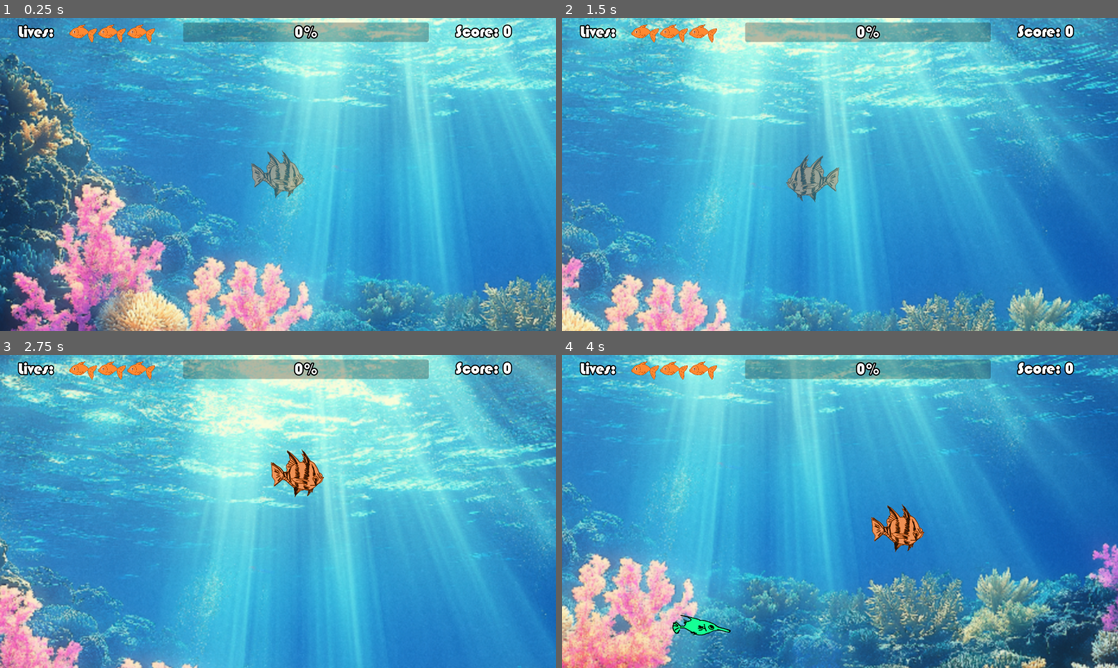
Above: before the commit, frames 1-4 (two rows, left to right).
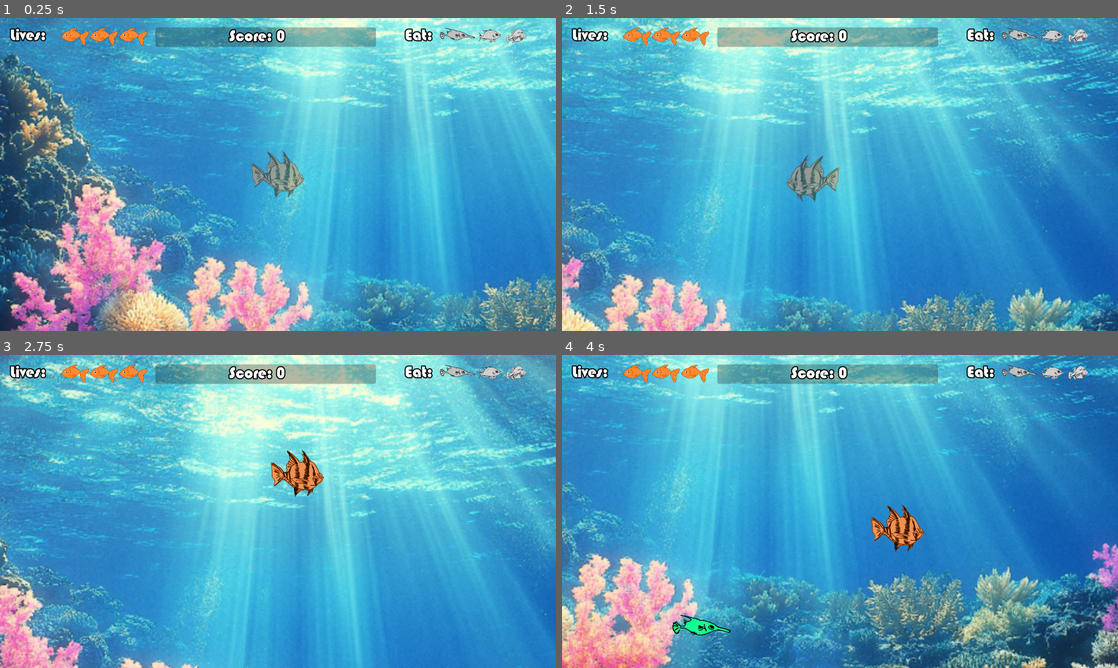
Above: after the commit, the same moments.

Repository: cpbarrett9/fish-game
Game: Godot game, scene res://Scenes/Levels/main.tscn
Two runs of this game, one before a commit and one after it. Both use one fixed random seed, a clock stepped at 60 frames per second and the inputs below.
Inputs (mouse positions are in pixels of both pictures, inside the frame that each line leads up to):
- Up to frame 1 (0.25 s): no input
- Up to frame 2 (1.5 s): tap Enter at 0.5 s; move the mouse to (962, 158) at 0.52 s; move the mouse to (728, 190) at 1.27 s
- Up to frame 3 (2.75 s): move the mouse to (333, 442) at 2.02 s
- Up to frame 4 (4 s): move the mouse to (812, 574) at 2.77 s; move the mouse to (1006, 558) at 3.52 s

The runs differ from the first frame. In frame 1, 4.0% of the frame differs, in the area x 1-95%, y 1-10%; in frame 2, 4.0%; in frame 3, 4.0%; in frame 4, 4.0%.

Commit message:
Working on UI

Diff:
--- a/Scenes/Levels/main.tscn
+++ b/Scenes/Levels/main.tscn
@@ -10,7 +10,10 @@
 [ext_resource type="Script" uid="uid://d3g0bku0be5ur" path="res://Scenes/Levels/label.gd" id="9_5sf7f"]
 [ext_resource type="FontFile" uid="uid://bp0uouxxll3gu" path="res://BAUHS93.TTF" id="9_d8okw"]
 [ext_resource type="Script" uid="uid://b1tyaiyl0sht6" path="res://Scenes/Levels/score_label.gd" id="10_asd15"]
+[ext_resource type="Texture2D" uid="uid://ryu4iwqu4v6h" path="res://Sprites/sprite_fish8.png" id="10_pgcb0"]
 [ext_resource type="PackedScene" uid="uid://pyvgse1m3b7d" path="res://Scenes/3Lives.tscn" id="11_0iqpd"]
+[ext_resource type="Texture2D" uid="uid://doax4ix1xvxnt" path="res://Sprites/sprite_fish1.png" id="11_hlgat"]
+[ext_resource type="Texture2D" uid="uid://b1e5sl5nt6rw3" path="res://Sprites/sprite_fish3.png" id="12_d3pra"]
 [ext_resource type="Script" uid="uid://dr7wp4ioa68p2" path="res://Scripts/progress_bar.gd" id="13_5txqb"]
 [ext_resource type="Script" uid="uid://t86ev605jg0t" path="res://Scripts/game_over.gd" id="13_irn1k"]
 [ext_resource type="Texture2D" uid="uid://84kyueo3ny10" path="res://Sprites/sprite_black.jpg" id="13_snpdt"]
@@ -73,11 +76,77 @@
 
 [node name="UI" type="CanvasLayer" parent="."]
 
+[node name="LivesLabel" type="Label" parent="UI"]
+offset_left = 16.0
+offset_top = 23.0
+offset_right = 157.0
+offset_bottom = 88.0
+theme_override_colors/font_shadow_color = Color(0, 0, 0, 1)
+theme_override_colors/font_outline_color = Color(0, 0, 0, 1)
+theme_override_constants/shadow_offset_x = 1
+theme_override_constants/shadow_offset_y = 1
+theme_override_constants/outline_size = 12
+theme_override_constants/shadow_outline_size = 1
+theme_override_fonts/font = ExtResource("9_d8okw")
+theme_override_font_sizes/font_size = 45
+text = "Lives:"
+horizontal_alignment = 1
+script = ExtResource("9_5sf7f")
+
+[node name="EatLabel" type="Label" parent="UI"]
+offset_left = 1135.0
+offset_top = 23.0
+offset_right = 1276.0
+offset_bottom = 88.0
+theme_override_colors/font_shadow_color = Color(0, 0, 0, 1)
+theme_override_colors/font_outline_color = Color(0, 0, 0, 1)
+theme_override_constants/shadow_offset_x = 1
+theme_override_constants/shadow_offset_y = 1
+theme_override_constants/outline_size = 12
+theme_override_constants/shadow_outline_size = 1
+theme_override_fonts/font = ExtResource("9_d8okw")
+theme_override_font_sizes/font_size = 45
+text = "Eat:"
+horizontal_alignment = 1
+
+[node name="GreenFish" type="Sprite2D" parent="UI/EatLabel"]
+position = Vector2(181.85802, 24.624996)
+scale = Vector2(0.35905343, 0.35905346)
+texture = ExtResource("10_pgcb0")
+
+[node name="YellowFish" type="Sprite2D" parent="UI/EatLabel"]
+position = Vector2(275.85797, 28.624996)
+scale = Vector2(0.22736625, 0.22736625)
+texture = ExtResource("11_hlgat")
+
+[node name="RedFish" type="Sprite2D" parent="UI/EatLabel"]
+position = Vector2(350.85806, 28.624996)
+scale = Vector2(0.19855967, 0.1985597)
+texture = ExtResource("12_d3pra")
+
+[node name="3Lives" parent="UI" instance=ExtResource("11_0iqpd")]
+position = Vector2(216, 54)
+
+[node name="ProgressBar" type="ProgressBar" parent="UI"]
+offset_left = 447.0
+offset_top = 27.0
+offset_right = 1082.0
+offset_bottom = 83.0
+theme_override_colors/font_color = Color(0.95, 0.95, 0.95, 1)
+theme_override_colors/font_outline_color = Color(0, 0, 0, 1)
+theme_override_constants/outline_size = 13
+theme_override_fonts/font = ExtResource("9_d8okw")
+theme_override_font_sizes/font_size = 45
+max_value = 300.0
+rounded = true
+show_percentage = false
+script = ExtResource("13_5txqb")
+
 [node name="ScoreLabel" type="Label" parent="UI"]
-offset_left = 1311.0
-offset_top = 13.0
-offset_right = 1452.0
-offset_bottom = 78.0
+offset_left = 659.0
+offset_top = 26.0
+offset_right = 800.0
+offset_bottom = 91.0
 theme_override_colors/font_shadow_color = Color(0, 0, 0, 1)
 theme_override_colors/font_outline_color = Color(0, 0, 0, 1)
 theme_override_constants/shadow_offset_x = 1
@@ -90,40 +159,6 @@
 horizontal_alignment = 1
 script = ExtResource("10_asd15")
 
-[node name="LivesLabel" type="Label" parent="UI"]
-offset_left = 39.0
-offset_top = 14.0
-offset_right = 180.0
-offset_bottom = 79.0
-theme_override_colors/font_shadow_color = Color(0, 0, 0, 1)
-theme_override_colors/font_outline_color = Color(0, 0, 0, 1)
-theme_override_constants/shadow_offset_x = 1
-theme_override_constants/shadow_offset_y = 1
-theme_override_constants/outline_size = 12
-theme_override_constants/shadow_outline_size = 1
-theme_override_fonts/font = ExtResource("9_d8okw")
-theme_override_font_sizes/font_size = 45
-text = "Lives:"
-horizontal_alignment = 1
-script = ExtResource("9_5sf7f")
-
-[node name="3Lives" parent="UI" instance=ExtResource("11_0iqpd")]
-position = Vector2(239, 45)
-
-[node name="ProgressBar" type="ProgressBar" parent="UI"]
-offset_left = 527.0
-offset_top = 13.0
-offset_right = 1234.0
-offset_bottom = 69.0
-theme_override_colors/font_color = Color(0.95, 0.95, 0.95, 1)
-theme_override_colors/font_outline_color = Color(0, 0, 0, 1)
-theme_override_constants/outline_size = 13
-theme_override_fonts/font = ExtResource("9_d8okw")
-theme_override_font_sizes/font_size = 45
-max_value = 300.0
-rounded = true
-script = ExtResource("13_5txqb")
-
 [node name="Transition" type="CanvasLayer" parent="."]
 visible = false
 script = ExtResource("13_irn1k")
Not shown: 1 places in Scenes/Levels/main.tscn that only renumber resources
